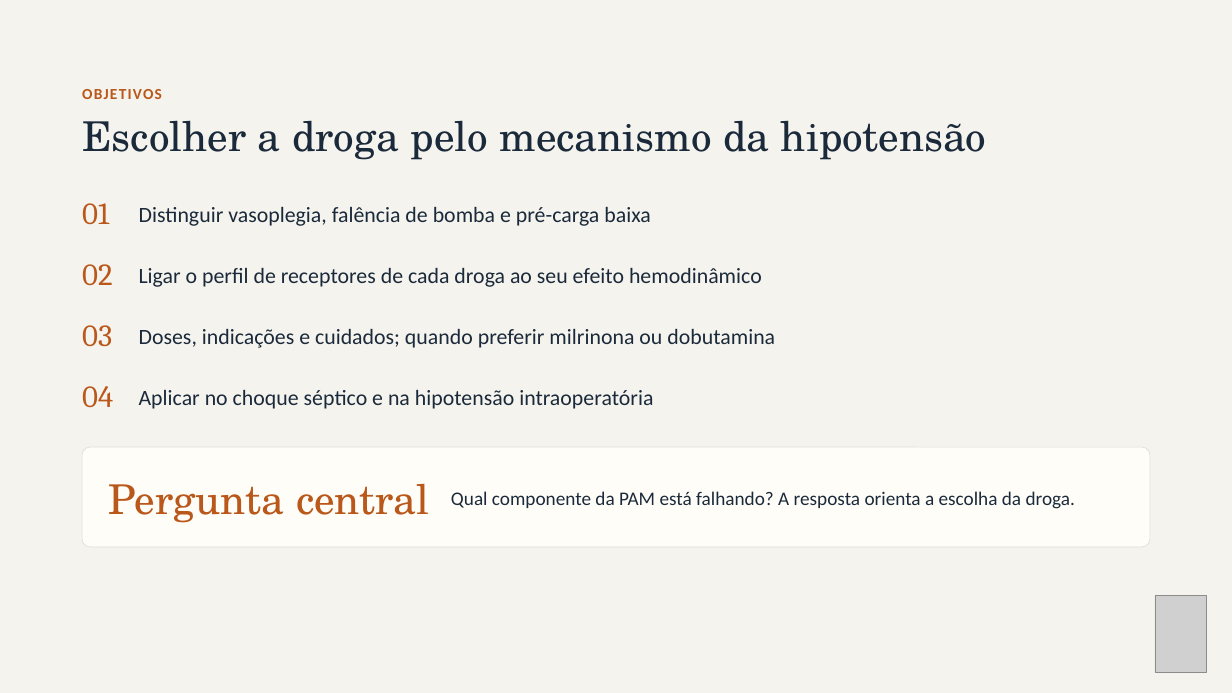
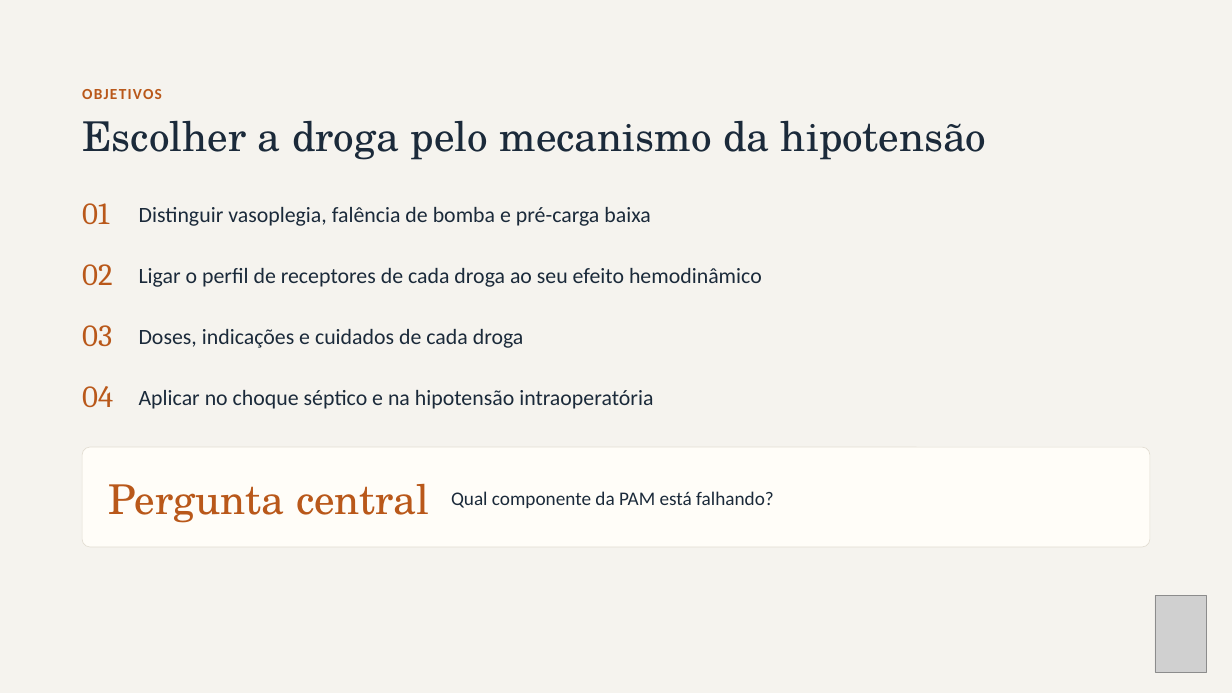
Before and after one commit to brunomoraesdubois-bit/Bruno, a slide deck: slide 2 of apresentacao/Aminas_Vasoativas.pptx. Drawn at 1232x693 pixels with LibreOffice and Linux fonts; fonts in the diff are those of the drawing; grey boxes stand for pictures. Boxes give left, top, right and bottom in pixels: in the first picture for what was removed or moved away, otherwise in the second. Text is boxed around its words. In the diff, an @@ line names an element or a change of style, - is before the commit and + after.

```diff
--- a/apresentacao/Aminas_Vasoativas.pptx
+++ b/apresentacao/Aminas_Vasoativas.pptx
@@ text at (139,329,524,348): text changed @@
-Doses, indicações e cuidados; quando preferir milrinona ou dobutamina
+Doses, indicações e cuidados de cada droga
@@ text at (451,491,774,508): text changed @@
-Qual componente da PAM está falhando? A resposta orienta a escolha da droga.
+Qual componente da PAM está falhando?
```
Also in this commit, not shown: 12 other slides changed, 2 slides removed, 23 other files.
